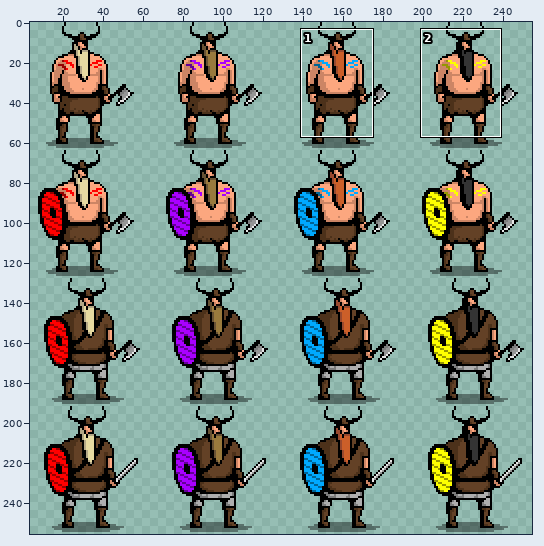
Edited in one commit: sprite sheet (tribes/assets/warrior.png). The picture above shows the old version from afar; the outline marks the close-up.
Close-up. First the earlier version:
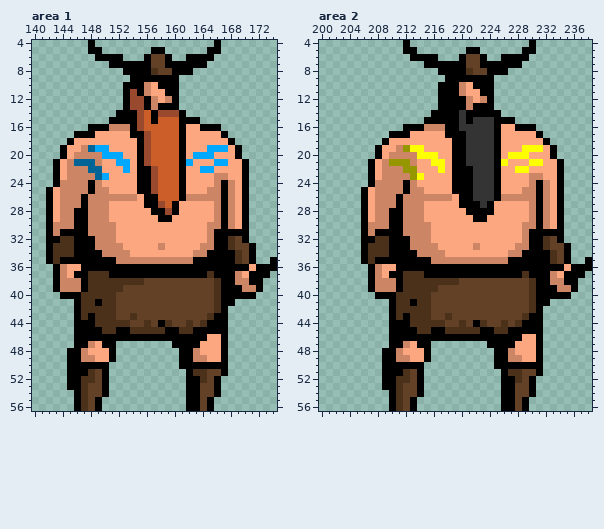
The file is 256x256 pixels. Colours within 5 levels of each other are drawn and written as one. Shown: area 1: x 140..174, y 4..56; area 2: x 200..238, y 4..56. The wide view leaves out empty margins. The commit also changed other parts of the picture, which this record leaves out.
Once edited:
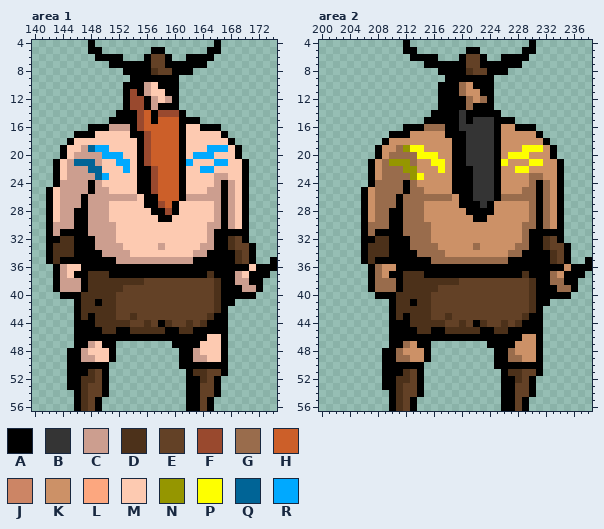
Palette (. is transparent): A #000000  B #343434  C #cc9e8f  D #4c311a  E #634126  F #99492e  G #996c4c  H #cc5f29  J #cc8565  K #cc9167  L #fca77f  M #fdcab1  N #959600  P #feff00  Q #006496  R #00a9ff
Diff:
Changed rows in their new state; - is an unchanged pixel.
Area 1:
first column x 143:
10 -------------CM--------------
11 -------------CMM-------------
12 --------------CMC------------
13 --------------C--------------
16 --------CCC--------MM--------
17 ------MMMMM--------MMMMM-----
18 ---MMMMMMMMM-------MMMMMM----
19 --MMC---MMMM-------MMM---M---
20 --MCCCC---MM-------M---MMM---
21 -MC---CMM--M--------MMM--MM--
22 -MCCC--MMM-M-------MM--MMMM--
23 -MCCCC--MMMM-------MMMMCCMM--
24 -CCCC-CMMMMM-------MMMMC-CM--
25 MCCCC-CCMMMM-------MMMCC-CM--
26 MCCC-CCCCCCCM------CCCCC-CM--
27 MCCC-CCCMMMMM-----MMMMMC-CM--
28 MCC--CCCMMMMMM----MMMMMC-CM--
29 MCC--CCCMMMMMMM--MMMMMMC-CM--
30 CCC--CCCCMMMMMMMMMMMMMCC-CM--
31 C----CCCCMMMMMMMMMMMMMC------
32 ------CCCMMMMMMMMMMMMMC------
33 ------CCCCMMMMMCMMMMMCC------
34 -------CCCCMMMMMMMMMCC-------
35 ---------CCCCCCCCCCC---------
36 -CMM------------------------M
37 -CM-----------------------CM-
38 -CCC----------------------CC-
39 -CCC-----------------------CC
first column x 147:
46 ------------------MM
47 -CM--------------MMM
48 CMMM------------CMMM
49 CCMM------------CCMM
Area 2:
first column x 207:
10 -------------GK--------------
11 -------------GKK-------------
12 --------------GKG------------
13 --------------G--------------
16 --------GGG--------KK--------
17 ------KKKKK--------KKKKK-----
18 ---KKKKKKKKK-------KKKKKK----
19 --KKG---KKKK-------KKK---K---
20 --KGGGG---KK-------K---KKK---
21 -KG---GKK--K--------KKK--KK--
22 -KGGG--KKK-K-------KK--KKKK--
23 -KGGGG--KKKK-------KKKKGGKK--
24 -GGGG-GKKKKK-------KKKKG-GK--
25 KGGGG-GGKKKK-------KKKGG-GK--
26 KGGG-GGGGGGGK------GGGGG-GK--
27 KGGG-GGGKKKKK-----KKKKKG-GK--
28 KGG--GGGKKKKKK----KKKKKG-GK--
29 KGG--GGGKKKKKKK--KKKKKKG-GK--
30 GGG--GGGGKKKKKKKKKKKKKGG-GK--
31 G----GGGGKKKKKKKKKKKKKG------
32 ------GGGKKKKKKKKKKKKKG------
33 ------GGGGKKKKKGKKKKKGG------
34 -------GGGGKKKKKKKKKGG-------
35 ---------GGGGGGGGGGG---------
36 -GKK------------------------K
37 -GK-----------------------GK-
38 -GGG----------------------GG-
39 -GGG-----------------------GG
first column x 211:
46 ------------------KK
47 -GK--------------KKK
48 GKKK------------GKKK
49 GGKK------------GGKK
